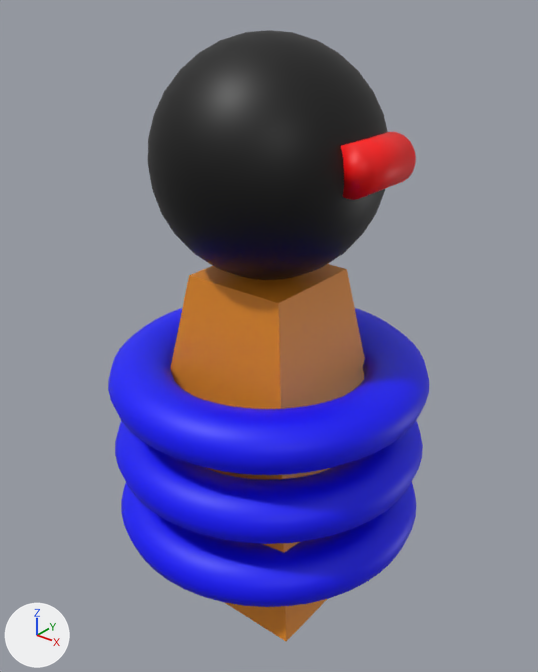
Renders of the Blender file assets/blender/simple_drone.blend from each side of a commit.
One viewpoint serves both versions: a 50 mm camera at (3.9, -4.88, 5.39) aimed at (0.03, -0.04, 2.39). Arrows for +X, +Y and +Z are at lower left; the lights stay in place. The older version comes first.
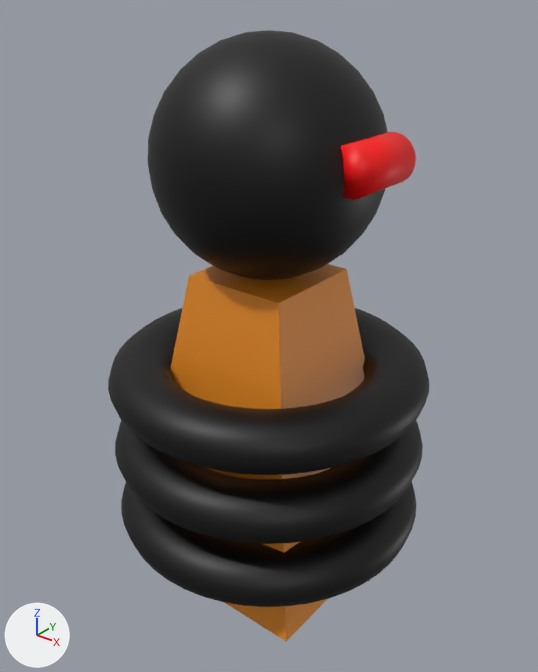
The edits, one by one:
me_torus has 576 vertices, 576 faces and spans x -1.25..1.25, y -1.25..1.25, z -0.25..0.25.
me_torus no longer uses material mat_blue (blue #0000ff).
me_torus gains material mat_black (black #000000).
me_torus_001 has 576 vertices, 576 faces and spans x -1.25..1.25, y -1.25..1.25, z -0.25..0.25.
me_torus_001 no longer uses material mat_blue (blue #0000ff).
me_torus_001 gains material mat_black (black #000000).
me_torus_002 has 576 vertices, 576 faces and spans x -1.25..1.25, y -1.25..1.25, z -0.25..0.25.
me_torus_002 no longer uses material mat_blue (blue #0000ff).
me_torus_002 gains material mat_black (black #000000).

Location of each change, [x1, y1, x2, y2] in pixels of the pictures (538 x 672 px):
'Torus.002', recoloured (blue to black): [108, 308, 429, 475] in both
'Torus.001', recoloured (blue to black): [115, 421, 423, 544] in both
'Torus', recoloured (blue to black): [121, 482, 416, 607] in both
